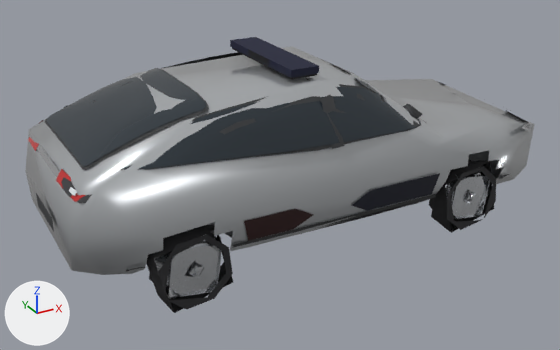
What one commit did to the glTF model assets/fleet/police_pn_ufar.glb.
One viewpoint serves both versions: a 50 mm lens placed at (-3.31, -5.76, 3.42), pointed at (-0.17, -0.05, 0.57). The axes (+X, +Y, +Z) are drawn at lower left. The lights are the same throughout. The picture after the commit comes second. Vertices at exactly the same position are counted once.

Names of what the first picture shows: 'Body', 'Glass-1', 'LightBar', 'PNArrowB-1', 'PNArrowR-1', 'RearGlass', 'RgFrame', 'WheelFR', 'WheelRR', 'WinFrame-1' and 15 more.
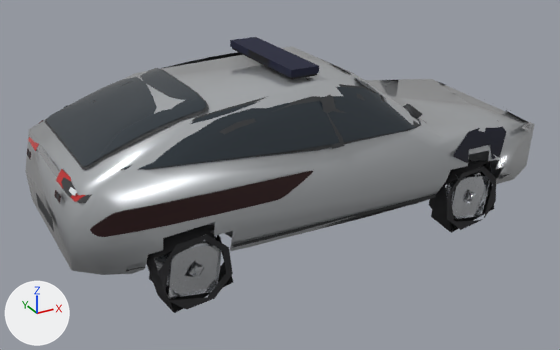
The edits, one by one:
me_pnarrowb_1 is used by ob_pnarrowb_1; location (0.0, 0.0, 0.0).
me_pnarrowb_1 had 13 vertices, 12 faces and spanned x 0.015..0.94, y -0.951..-0.914, z 0.493..0.7.
me_pnarrowb_1 now has 10 vertices, 8 faces and spans x 1.054..1.762, y -0.959..-0.747, z 0.701..0.995.
me_pnarrowb_1 part 1: the whole mesh is rebuilt.
Mesh me_pntail_12 is new.
It has 9 vertices, 8 faces and spans x -2.2611..-2.2442, y -0.5454..-0.4952, z 0.974..1.027.
It uses material mat_det_001.
Mesh me_pntail_10 is new.
It has 9 vertices, 8 faces and spans x -2.2622..-2.2463, y -0.4452..-0.3952, z 0.9741..1.027.
It uses material mat_det_001.
Mesh me_pnred_1 is new.
It has 24 vertices, 23 faces and spans x -2.14..-0.35, y -0.95..-0.86, z 0.81..0.99.
It uses material mat_det_001.
Object 'PNArrowR-1' (ob_pnarrowr_1) is deleted.
Object 'PNTail-12' (ob_pntail_12) is new; it shows me_pntail_12.
Its location is (0.0, 0.0, 0.0).
Object 'PNTail-10' (ob_pntail_10) is new; it shows me_pntail_10.
Its location is (0.0, 0.0, 0.0).
Object 'PNRed-1' (ob_pnred_1) is new; it shows me_pnred_1.
Its location is (0.0, 0.0, 0.0).

Changed parts and their boxes [x1, y1, x2, y2] in the pictures (560 x 350 px):
'PNRed-1', added: after [90, 171, 313, 237]
'PNArrowB-1', reshaped: before [351, 173, 440, 211]; after [453, 126, 506, 163]
'PNArrowR-1', deleted: before [244, 209, 313, 241]
'PNTail-10', added: after [55, 190, 57, 198]
